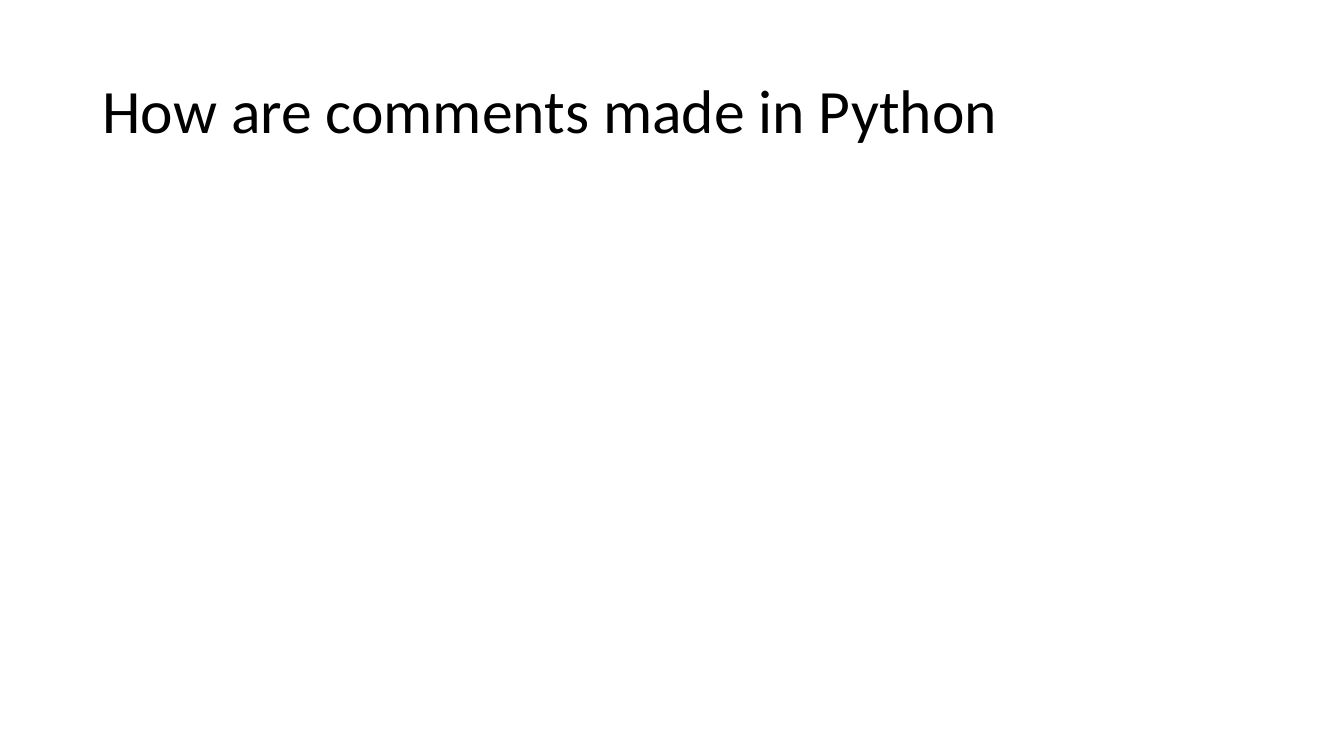
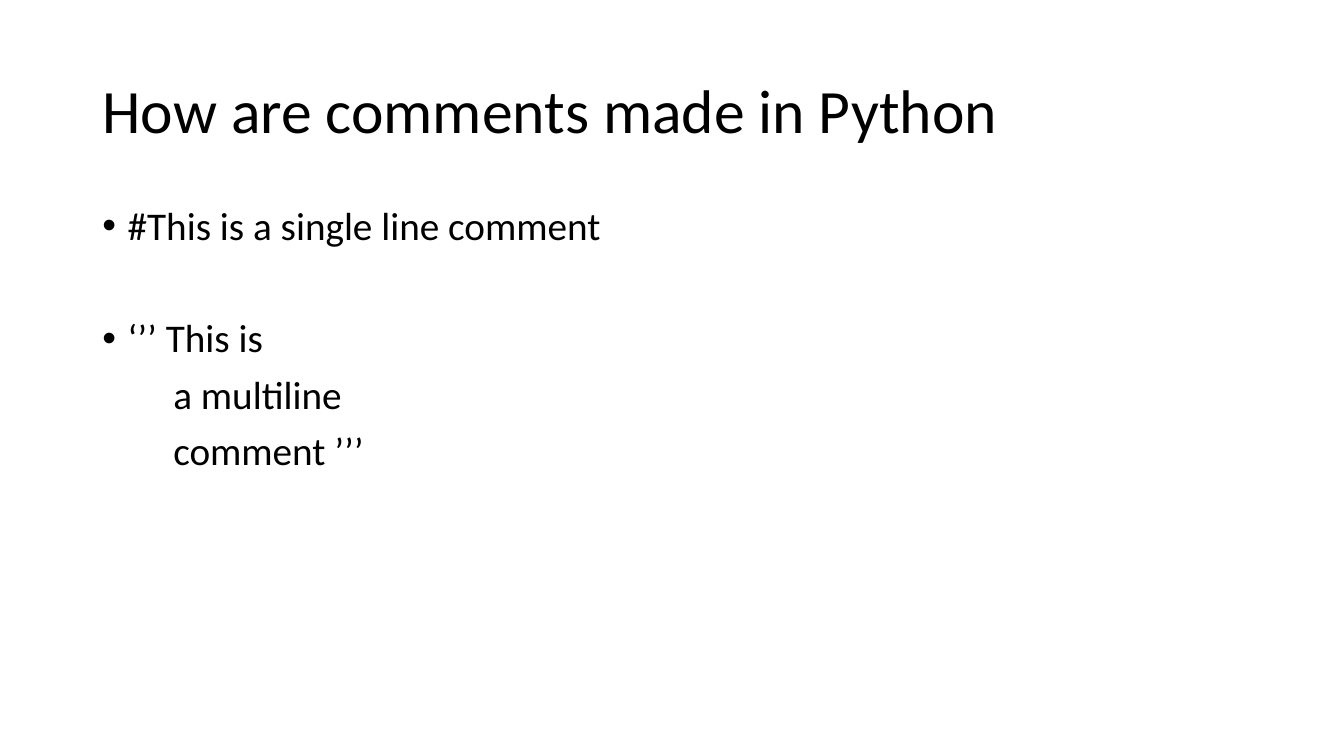
Before and after one commit to HKohin/Python-for-Upward-Bound-Program, a slide deck: slide 21 of PYTHON_3_Algorithmic Thinking & Debugging.pptx. Drawn at 1344x756 pixels with LibreOffice and Linux fonts; fonts in the diff are those of the drawing. Boxes give left, top, right and bottom in pixels: in the first picture for what was removed or moved away, otherwise in the second. Text is boxed around its words. In the diff, an @@ line names an element or a change of style, - is before the commit and + after.

```diff
--- a/PYTHON_3_Algorithmic Thinking & Debugging.pptx
+++ b/PYTHON_3_Algorithmic Thinking & Debugging.pptx
@@ text added at (128,212,600,466), 28 pt, text #000000 @@
+• #This is a single line comment
+• ‘’’ This is
+a multiline
+comment ’’’
```
Also in this commit, not shown: 1 slide added, 1 slide removed.
